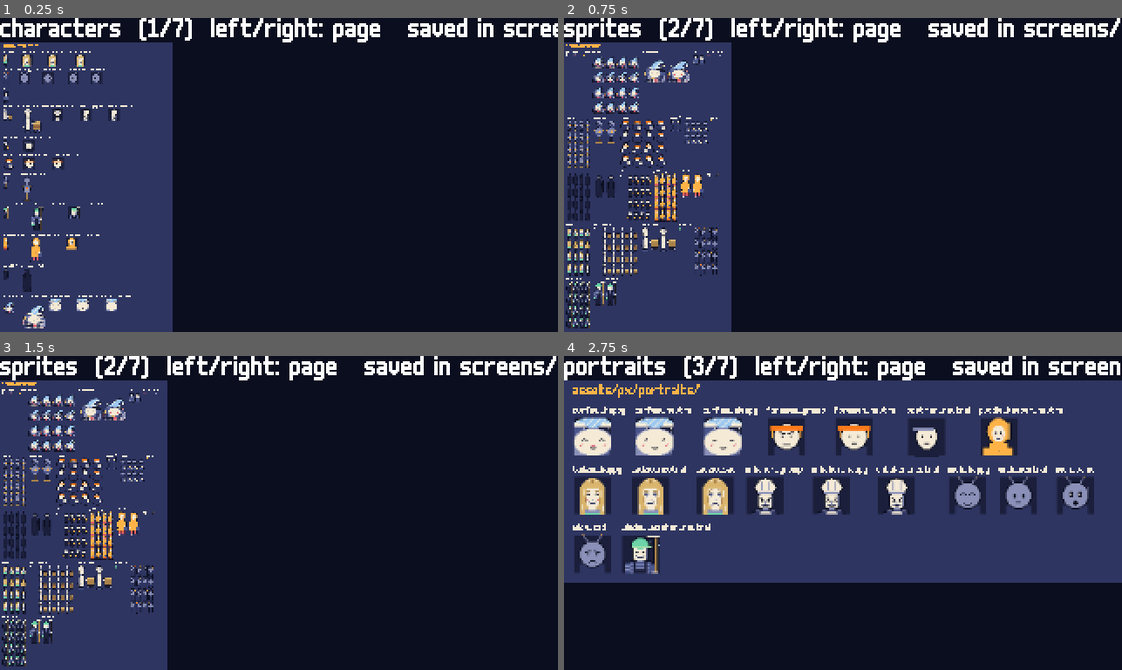
Above: before the commit, frames 1-4 (two rows, left to right).
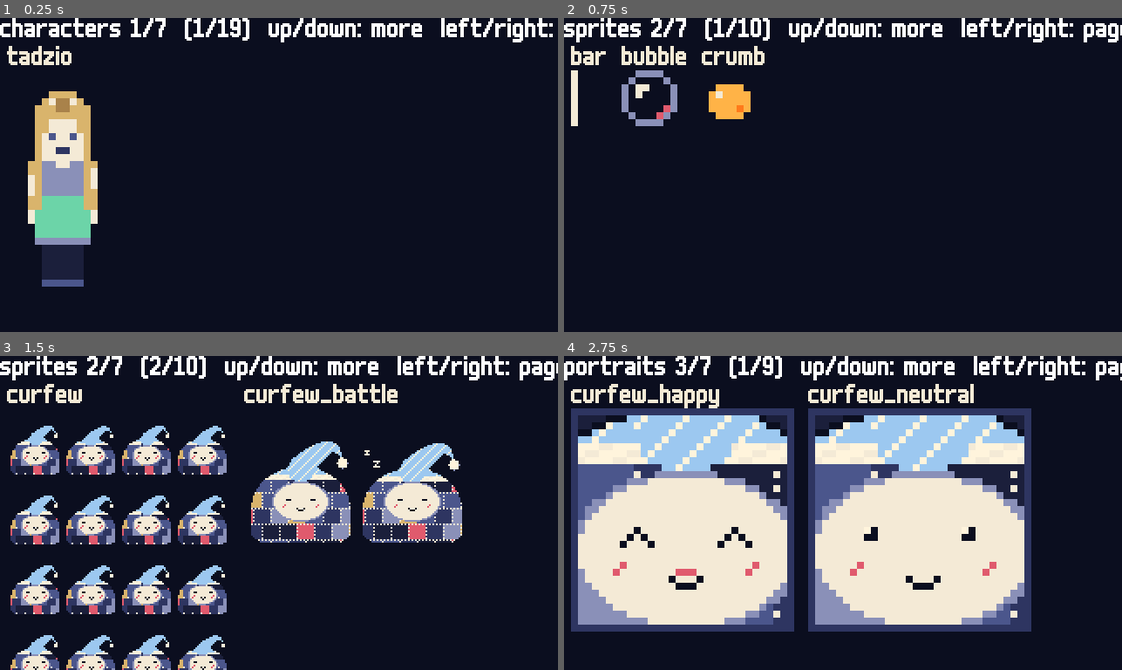
Above: after the commit, the same moments.

Repository: bryanwoods/nightshift
Game: Godot game, scene res://dev/gallery.tscn
The game is run twice, just before and just after one commit, with the same random seed, the same clock (stepped at 60 frames per second) and the same inputs. This scene is started directly instead of the project's main scene.
Inputs (mouse positions are in pixels of both pictures, inside the frame that each line leads up to):
- Up to frame 1 (0.25 s): no input
- Up to frame 2 (0.75 s): tap Enter at 0.5 s; move the mouse to (965, 159) at 0.52 s; hold Right (move_right) from 0.53 s (still down); hold Z (confirm) from 0.53 s (still down); click (965, 159) at 0.67 s
- Up to frame 3 (1.5 s): tap Space at 0.77 s; move the mouse to (167, 528) at 1.27 s; release Right (move_right) at 1.28 s; release Z (confirm) at 1.28 s; hold Down (move_down) from 1.28 s (still down); tap R (rewind) at 1.35 s
- Up to frame 4 (2.75 s): tap Space at 1.52 s; tap Z (confirm) at 2 s; move the mouse to (898, 443) at 2.02 s; release Down (move_down) at 2.03 s; hold Right (move_right) from 2.03 s (still down); tap Enter at 2.1 s

The runs differ from the first frame. In frame 1, 30% of the frame differs, in the area x 0-100%, y 0-100%; in frame 2, 30%; in frame 3, 41%; in frame 4, 74%, in the area x 0-100%, y 0-88%.

Commit message:
Show the gallery large, one character at a time
The gallery drew each page at 1800 px wide and then fit that picture
into the 320x166 view, so the art showed at about a fifth of its size
and was hard to see.

The saved pages in screens/ are the same as before, except that each
character's sheets and portraits are now separate rows. On screen, the
gallery now places the items itself. Each run between two [] markers
(the sheets or the portraits of one character) gets one screen at the
largest scale from 4 down to 1 that fits it. A run that never fits, like
a whole page of sprites or tiles, is split into screens, and each item
gets the largest scale up to 4 that fits it alone. Labels drop the size
and are clipped to their cell. Up and down move between screens, and
left and right between pages.

A test window that steps through the pages shows Tadzio at 4x, the
portraits at 3x, the projectiles at 4x and the tiles at 4x.

Co-Authored-By: Claude Opus 5.5 <noreply@anthropic.com>

Diff:
--- a/dev/gallery.gd
+++ b/dev/gallery.gd
@@ -2,7 +2,9 @@
 ## Every compiled sprite sheet, tile and portrait on a grid at 4x, labeled with the text file
 ## it comes from in assets/px/. The characters page has one row a character: the first frame of
 ## each sheet and every portrait, labeled with its size. Each page is saved as screens/gallery_<page>.png.
-## Left and right show the next page. With --screens it saves the pages and quits.
+## On screen, each page shows one character (or one screenful) at a time, as large as it fits.
+## Left and right show the next page, up and down the next screen. With --screens it saves the
+## pages and quits.
 
 const SCALE := 4
 const WIDTH := 1800
@@ -12,9 +14,12 @@
 	"window_washer", "puddle_keeper", "no_job", "curfew"]
 
 var _pages: Array[SubViewport] = []
+var _items: Array = []
 var _page: int = 0
-var _view: TextureRect
+var _screen: int = 0
+var _box: Control
 var _title: Label
+var _font: Font
 
 
 func _ready() -> void:
@@ -27,6 +32,7 @@
 				at.atlas = load("res://assets/sprites/%s.png" % sheet)
 				at.region = Rect2(0, 0, size.get_slice("x", 0).to_int(), size.get_slice("x", 1).to_int())
 				cast.append(["%s %s" % [sheet, size], at])
+		cast.append([])
 		for f in _pngs("res://assets/portraits/"):
 			if f.begins_with(c + "_"):
 				var tex: Texture2D = load("res://assets/portraits/" + f)
@@ -60,12 +66,9 @@
 	bg.color = Game.color("ink")
 	bg.size = Vector2(320, 180)
 	add_child(bg)
-	_view = TextureRect.new()
-	_view.position = Vector2(0, 14)
-	_view.expand_mode = TextureRect.EXPAND_IGNORE_SIZE
-	_view.stretch_mode = TextureRect.STRETCH_KEEP_ASPECT
-	_view.size = Vector2(320, 166)
-	add_child(_view)
+	_box = Control.new()
+	add_child(_box)
+	_font = ThemeDB.get_project_theme().default_font
 	_title = Label.new()
 	add_child(_title)
 	await RenderingServer.frame_post_draw
@@ -137,16 +140,88 @@
 	bg.size = Vector2(vp.size)
 	add_child(vp)
 	_pages.append(vp)
+	_items.append(items)
+
+
+## The screens of one page. A run of items between two [] markers (the sheets or the portraits
+## of one character) gets one screen at the largest scale from 4 down to 1 that fits it. A run
+## that never fits is split into screens, and each of its items gets its own scale.
+func _screens(items: Array) -> Array:
+	var runs: Array = [[]]
+	for it: Array in items:
+		if it.is_empty():
+			runs.append([])
+		else:
+			(runs[-1] as Array).append(it)
+	var out: Array = []
+	for run: Array in runs.filter(func(r: Array) -> bool: return not r.is_empty()):
+		var fit: Array = []
+		for s in [4, 3, 2, 1]:
+			fit = _flow(run, s)
+			if fit.size() == 1:
+				break
+		out.append_array(fit if fit.size() == 1 else _flow(run, 0))
+	return out
+
+
+## Lays items out in lines at scale s, or with s 0 at the largest scale up to 4 that fits each
+## item alone. Each screen is a list of [label, texture, position, scale].
+func _flow(items: Array, s: int) -> Array:
+	var screens: Array = [[]]
+	var x := 4.0
+	var y := 16.0
+	var line_h := 0.0
+	for it: Array in items:
+		var tex: Texture2D = it[1]
+		var k := s if s > 0 else clampi(mini(312 / tex.get_width(), 148 / tex.get_height()), 1, 4)
+		var size := Vector2(tex.get_width(), tex.get_height()) * k
+		var w := maxf(size.x, minf(_font.get_string_size(str(it[0]).get_slice(" ", 0)).x, 72.0))
+		if x + w > 316.0 and x > 4.0:
+			x = 4.0
+			y += line_h + 4.0
+			line_h = 0.0
+		if y + 14.0 + size.y > 178.0 and not (screens[-1] as Array).is_empty():
+			screens.append([])
+			x = 4.0
+			y = 16.0
+			line_h = 0.0
+		(screens[-1] as Array).append([str(it[0]), tex, Vector2(x, y), k, w])
+		x += w + 8.0
+		line_h = maxf(line_h, 14.0 + size.y)
+	return screens
 
 
 func _show() -> void:
-	_view.texture = _pages[_page].get_texture()
-	_title.text = "%s  (%d/%d)  left/right: page   saved in screens/" % [_pages[_page].name, _page + 1, _pages.size()]
+	var screens := _screens(_items[_page])
+	_screen = clampi(_screen, 0, screens.size() - 1)
+	for c in _box.get_children():
+		c.queue_free()
+	for cell: Array in screens[_screen]:
+		var tex: Texture2D = cell[1]
+		var label := Label.new()
+		label.text = str(cell[0]).get_slice(" ", 0)
+		label.position = cell[2]
+		label.clip_text = true
+		label.size = Vector2(float(cell[4]), 14.0)
+		label.add_theme_color_override("font_color", Game.color("moon"))
+		_box.add_child(label)
+		var pic := TextureRect.new()
+		pic.texture = tex
+		pic.expand_mode = TextureRect.EXPAND_IGNORE_SIZE
+		pic.stretch_mode = TextureRect.STRETCH_SCALE
+		pic.position = (cell[2] as Vector2) + Vector2(0, 14)
+		pic.size = Vector2(tex.get_width(), tex.get_height()) * int(cell[3])
+		_box.add_child(pic)
+	_title.text = "%s %d/%d  (%d/%d)  up/down: more  left/right: page" % [_pages[_page].name, _page + 1, _pages.size(), _screen + 1, screens.size()]
 
 
 func _unhandled_input(event: InputEvent) -> void:
-	if _pages.is_empty() or _view == null:
+	if _pages.is_empty() or _box == null:
 		return
 	if event.is_action_pressed("move_right") or event.is_action_pressed("move_left"):
 		_page = wrapi(_page + (1 if event.is_action_pressed("move_right") else -1), 0, _pages.size())
+		_screen = 0
 		_show()
+	elif event.is_action_pressed("move_down") or event.is_action_pressed("move_up"):
+		_screen += 1 if event.is_action_pressed("move_down") else -1
+		_show()
